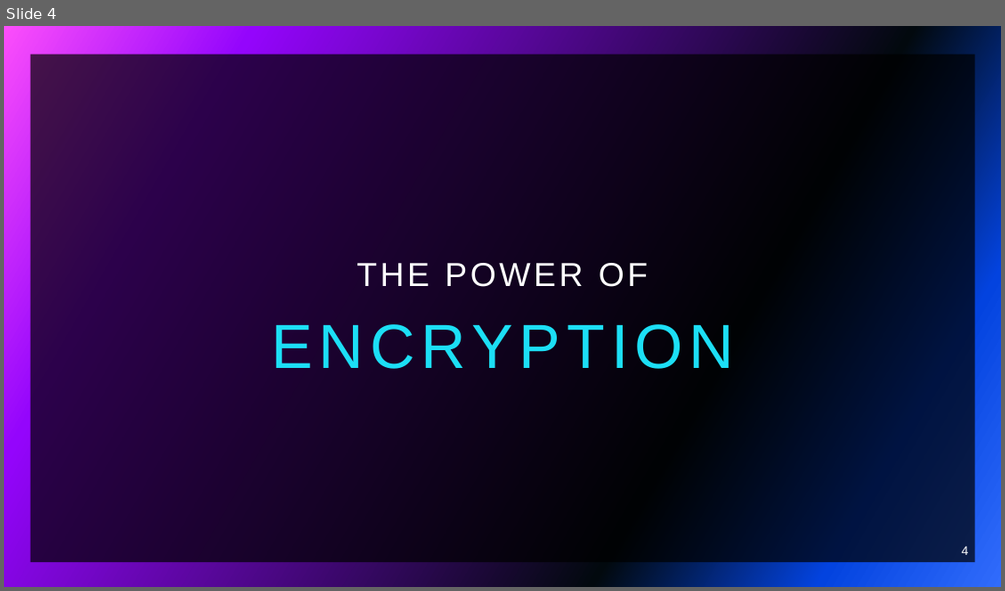
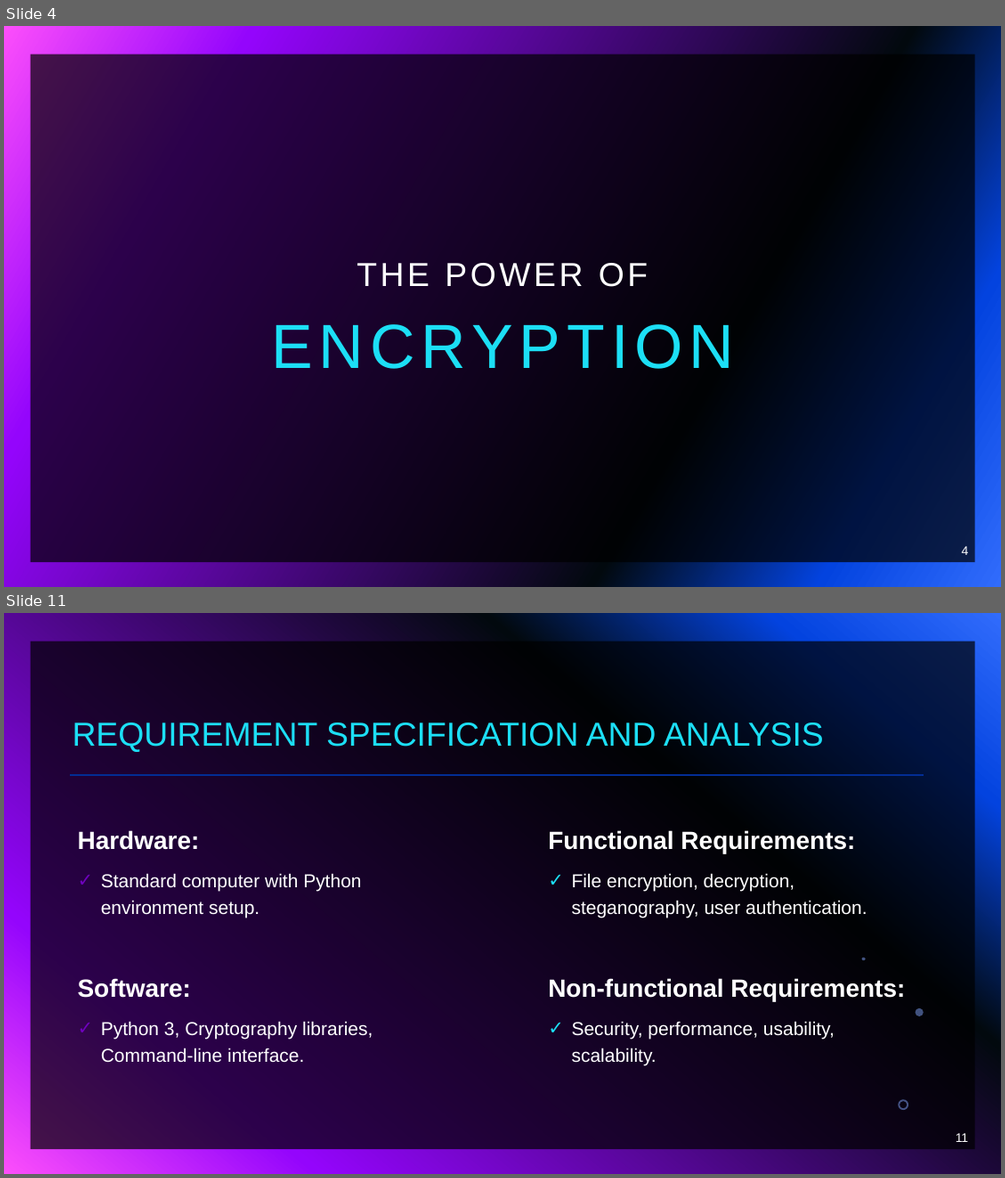
Before and after one commit to brodante/KeyGuardian, a slide deck: papers/PPT/KeyGuardian.pptx. Shown one above the other, each under a label of ours: slide 4 before the commit, slides 4 and 11 after it; the slides between them are not shown. The pictures are 1005x591 and 1005x1178 pixels, drawn with LibreOffice and Linux fonts; fonts in the diff are those of the drawing. Boxes give left, top, right and bottom in pixels: in the first picture for what was removed or moved away, otherwise in the second. Text is boxed around its words. In the diff, an @@ line names an element or a change of style, - is before the commit and + after.

```diff
--- a/papers/PPT/KeyGuardian.pptx
+++ b/papers/PPT/KeyGuardian.pptx
@@ slide 11 added at (x1=4, y1=613, x2=1001, y2=1174), background gradient #316CFC to #0343DF to #02090E to #9405FC to #FC4EFB; not listed: 1 template element that a slide beside it also shows @@
@@ title added at (x1=73, y1=722, x2=824, y2=752), 32 pt, text #1CDFF5 @@
+REQUIREMENT SPECIFICATION AND ANALYSIS
@@ line added from (70, 775) to (923, 775), #9405FC 2 pt @@
@@ text added at (x1=78, y1=830, x2=372, y2=1062), 18 pt, text #FFFFFF @@
+Hardware:
+✓ Standard computer with Python environment setup.
+Software:
+✓ Python 3, Cryptography libraries, Command-line interface.
@@ text added at (x1=548, y1=830, x2=905, y2=1066), 18 pt, text #FFFFFF @@
+Functional Requirements:
+✓ File encryption, decryption, steganography, user authentication.
+Non-functional Requirements:
+✓ Security, performance, usability, scalability.
@@ freeform shape added at (x1=862, y1=957, x2=866, y2=960), fill #83A7FD at 49% opacity @@
@@ freeform shape added at (x1=915, y1=1008, x2=923, y2=1016), fill #83A7FD at 49% opacity @@
@@ freeform shape added at (x1=898, y1=1099, x2=909, y2=1110), fill #83A7FD at 49% opacity @@
@@ page number added at (x1=955, y1=1133, x2=968, y2=1142), 12 pt, text #FFFFFF @@
+11
```
Also in this commit, not shown: 5 slides changed, 7 other slides added, 8 slides removed, 34 other files.
